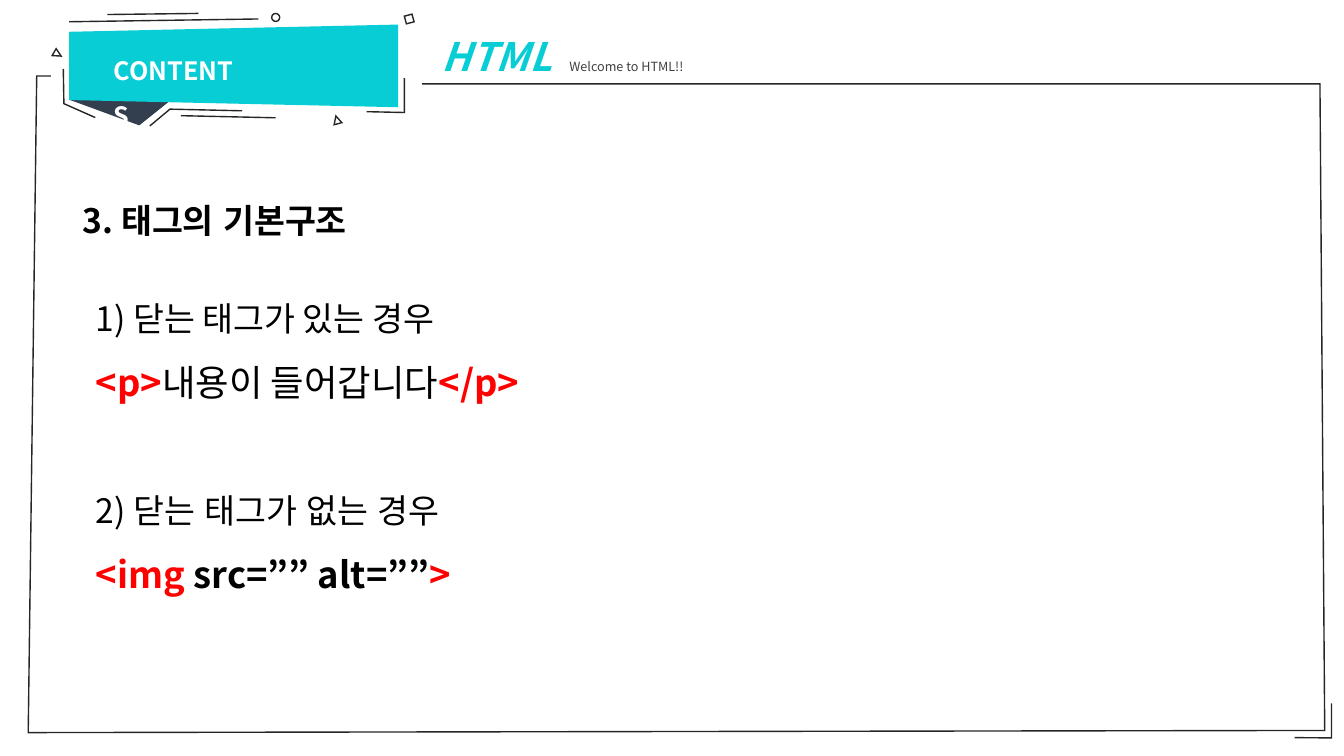
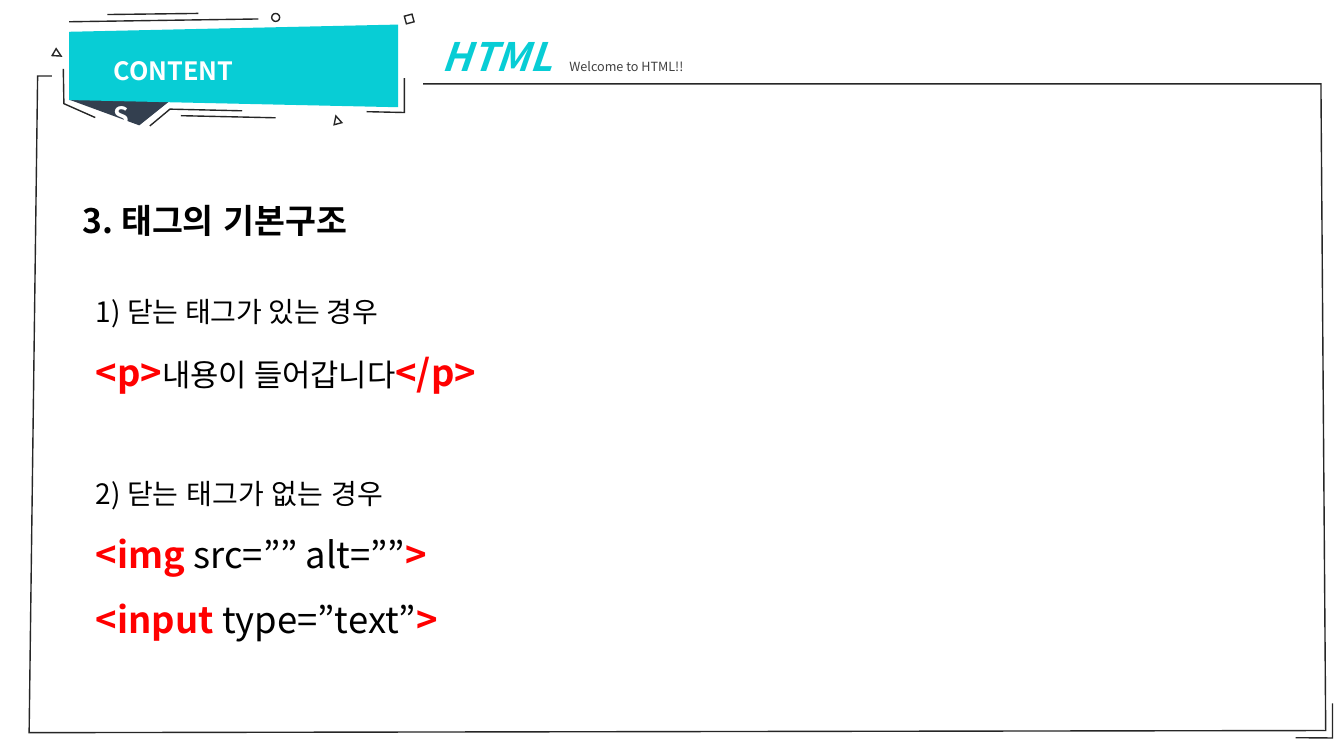
Before and after one commit to sumn-2020/lecture, a slide deck: slide 12 of 강의자료.pptx. Drawn at 1344x756 pixels with LibreOffice and Linux fonts; fonts in the diff are those of the drawing. Boxes give left, top, right and bottom in pixels: in the first picture for what was removed or moved away, otherwise in the second. Text is boxed around its words. In the diff, an @@ line names an element or a change of style, - is before the commit and + after.

```diff
--- a/강의자료.pptx
+++ b/강의자료.pptx
@@ freeform shape at bbox=[29, 76, 1326, 733]: outline redrawn @@
@@ text at bbox=[96, 298, 475, 577]: size 24 to 20 pt in "1) 닫는 태그가 있는 경우", "2) 닫는 태그가 없는 경우"; size 26 to 22 pt in "<p>내용이 들어갑니다</p>"; bold off in "src=”” alt=””>" @@
@@ text at bbox=[96, 603, 438, 642]: paragraph added @@
+<input type=”text”>
```
Also in this commit, not shown: 43 other slides changed, 8 slides added, 1 slide removed, 28 other files.
